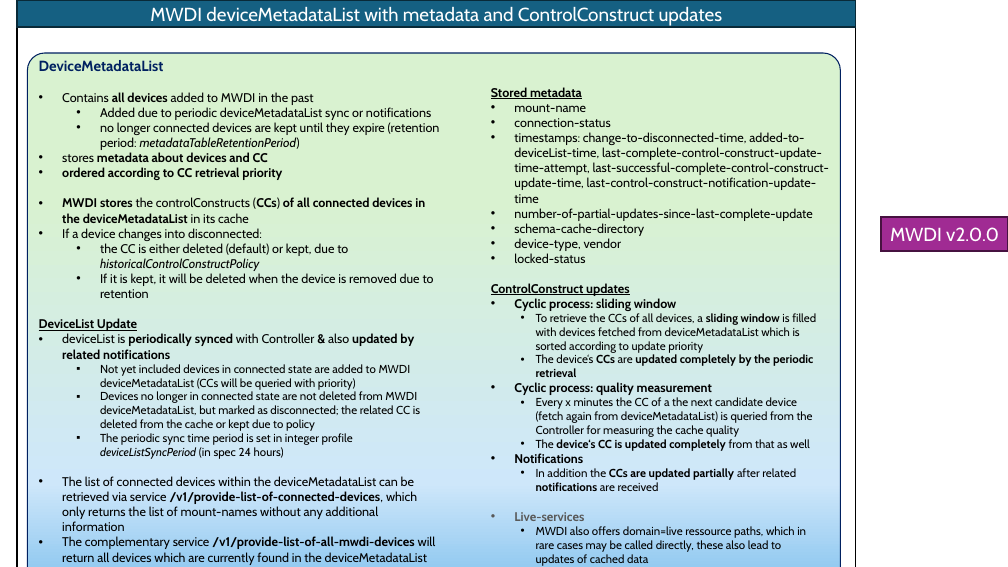
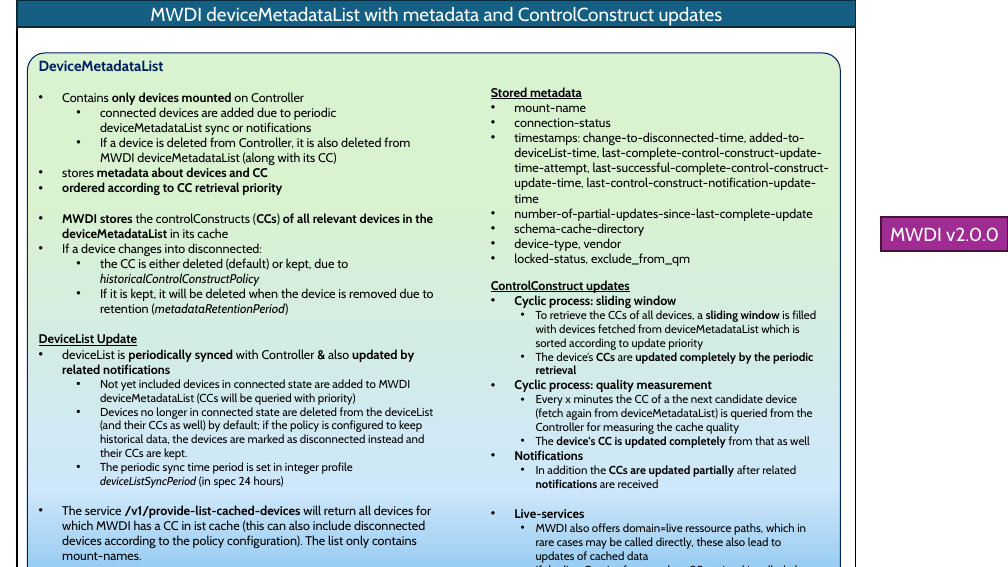
Before and after one commit to openBackhaul/MicroWaveDeviceInventory, a slide deck: slide 1 of spec/additionalDescription/pictures/MetadataPics.pptx. Drawn at 1008x567 pixels with LibreOffice and Linux fonts; fonts in the diff are those of the drawing. Boxes give left, top, right and bottom in pixels: in the first picture for what was removed or moved away, otherwise in the second. Text is boxed around its words. In the diff, an @@ line names an element or a change of style, - is before the commit and + after.

```diff
--- a/spec/additionalDescription/pictures/MetadataPics.pptx
+++ b/spec/additionalDescription/pictures/MetadataPics.pptx
@@ text at bbox=[62, 92, 410, 165]: text changed @@
-• Contains all devices added to MWDI in the past
-  • Added due to periodic deviceMetadataList sync or notifications
-  • no longer connected devices are kept until they expire (retention period: metadataTableRetentionPeriod)
+• Contains only devices mounted on Controller
+  • connected devices are added due to periodic deviceMetadataList sync or notifications
+  • If a device is deleted from Controller, it is also deleted from MWDI deviceMetadataList (along with its CC)
@@ text at bbox=[62, 213, 433, 238]: text changed @@
-• MWDI stores the controlConstructs (CCs) of all connected devices in the deviceMetadataList in its cache
+• MWDI stores the controlConstructs (CCs) of all relevant devices in the deviceMetadataList in its cache
@@ text at bbox=[514, 253, 690, 266]: text changed @@
-• locked-status
+• locked-status, exclude_from_qm
@@ text at bbox=[100, 288, 434, 315]: text changed @@
-  • If it is kept, it will be deleted when the device is removed due to retention
+  • If it is kept, it will be deleted when the device is removed due to retention (metadataRetentionPeriod)
@@ text at bbox=[491, 280, 816, 563]: paragraph added @@
+  • If the live-Service for complete CC retrieval is called, the device is locked for the cyclic updates.
@@ text at bbox=[100, 407, 433, 460]: text changed @@
-  ▪ Devices no longer in connected state are not deleted from MWDI deviceMetadataList, but marked as disconnected; the related CC is deleted from the cache or kept due to policy
+  ▪ Devices no longer in connected state are deleted from the deviceList (and their CCs as well) by default; if the policy is configured to keep historical data, the devices are marked as disconnected instead and their CCs are kept.
@@ text at bbox=[62, 505, 431, 560]: text changed @@
-• The list of connected devices within the deviceMetadataList can be retrieved via service /v1/provide-list-of-connected-devices, which only returns the list of mount-names without any additional information
-• The complementary service /v1/provide-list-of-all-mwdi-devices will return all devices which are currently found in the deviceMetadataList (i.e. disconnected ones as well)
+• The service /v1/provide-list-cached-devices will return all devices for which MWDI has a CC in ist cache (this can also include disconnected devices according to the policy configuration). The list only contains mount-names.
@@ text at bbox=[514, 509, 584, 518]: text colour #595959 to #000000 in "Live-services" @@
```
Also in this commit, not shown: 2 other slides changed, 5 other files.
